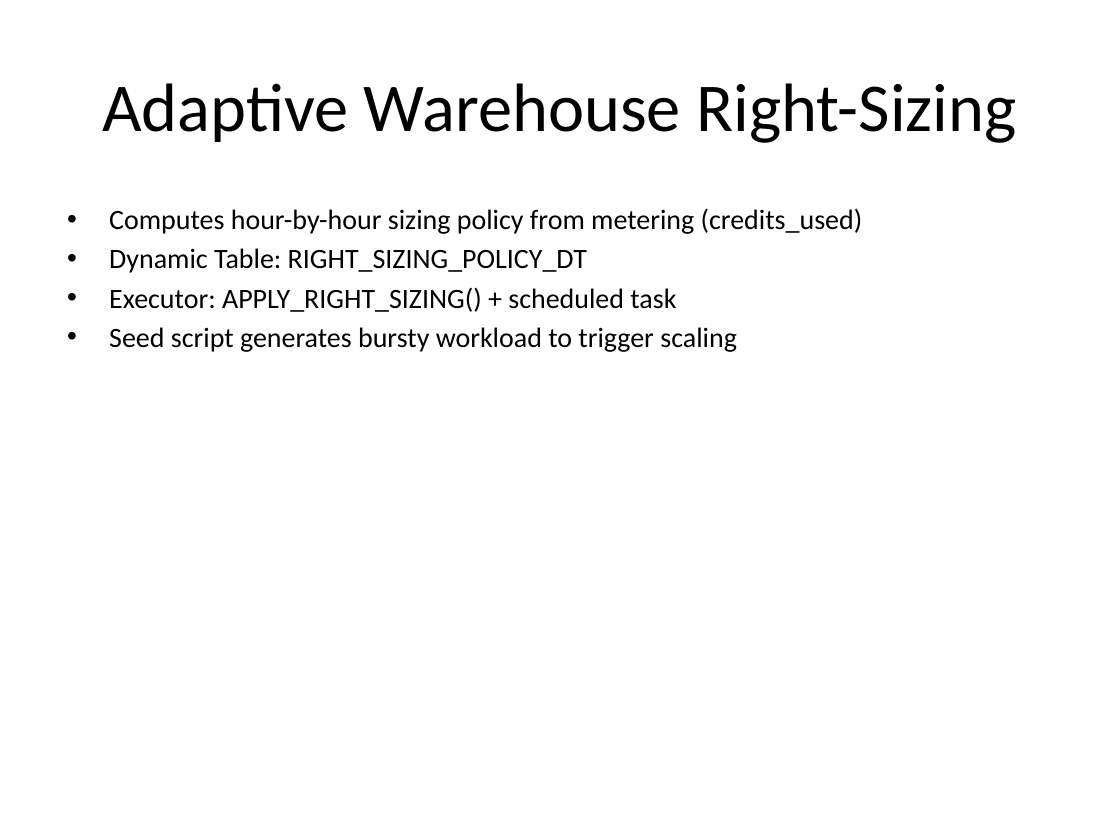
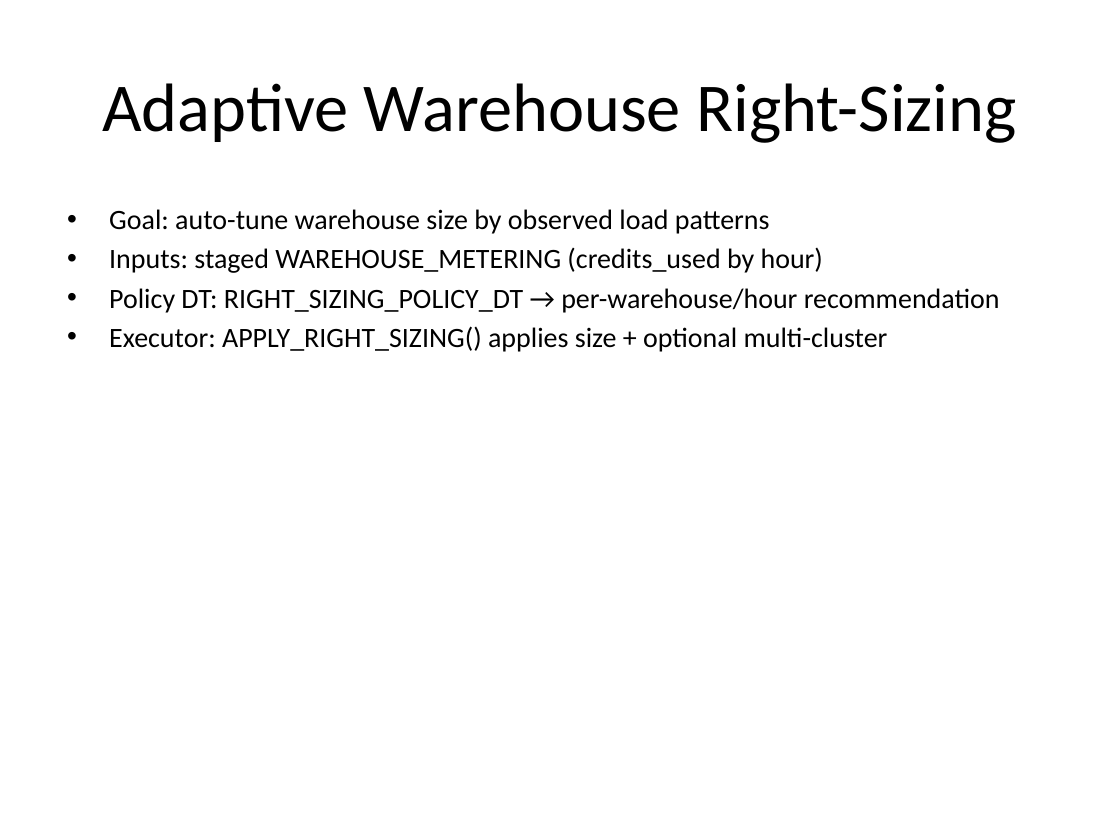
Before and after one commit to sfc-gh-tracker/TechUp, a slide deck: slide 1 of Adaptive Right-Sizing/overview.pptx. Drawn at 1120x840 pixels with LibreOffice and Linux fonts; fonts in the diff are those of the drawing. Boxes give left, top, right and bottom in pixels: in the first picture for what was removed or moved away, otherwise in the second. Text is boxed around its words. In the diff, an @@ line names an element or a change of style, - is before the commit and + after.

Commit message:
Slides: enrich Adaptive Right-Sizing deck with deeper how-it-works details

```diff
--- a/Adaptive Right-Sizing/overview.pptx
+++ b/Adaptive Right-Sizing/overview.pptx
@@ text at [109,209,1000,352]: text changed @@
-• Computes hour-by-hour sizing policy from metering (credits_used)
-• Dynamic Table: RIGHT_SIZING_POLICY_DT
-• Executor: APPLY_RIGHT_SIZING() + scheduled task
-• Seed script generates bursty workload to trigger scaling
+• Goal: auto-tune warehouse size by observed load patterns
+• Inputs: staged WAREHOUSE_METERING (credits_used by hour)
+• Policy DT: RIGHT_SIZING_POLICY_DT → per-warehouse/hour recommendation
+• Executor: APPLY_RIGHT_SIZING() applies size + optional multi-cluster
```
Also in this commit, not shown: 1 other slide changed, 1 other file.
